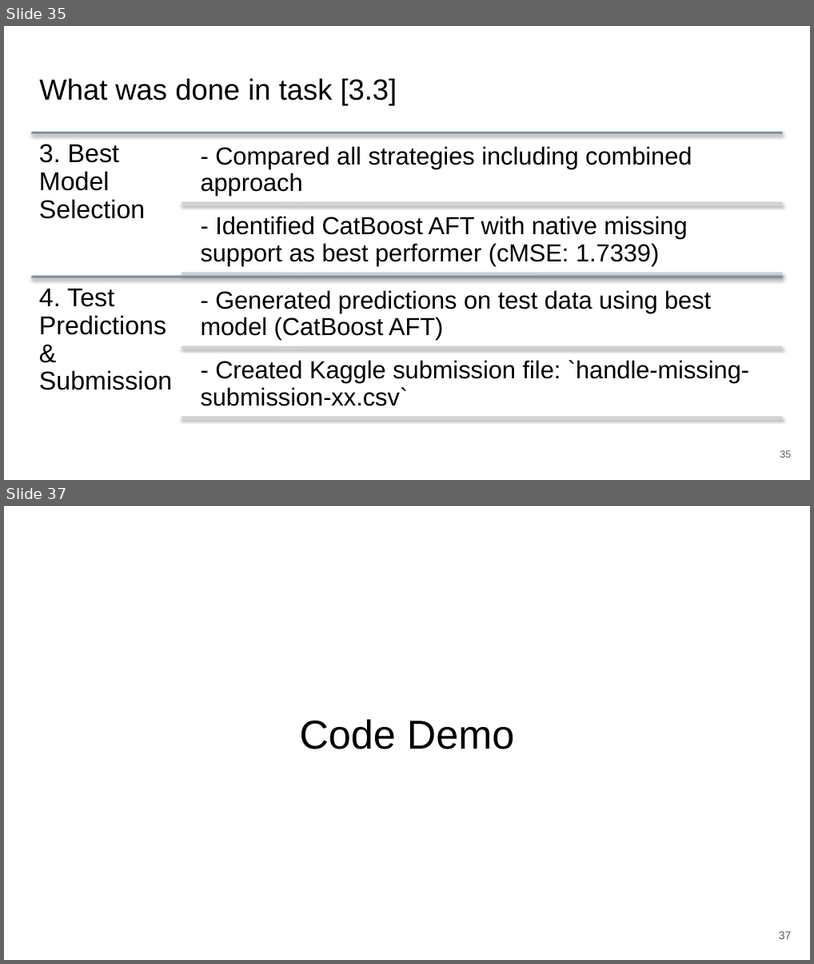
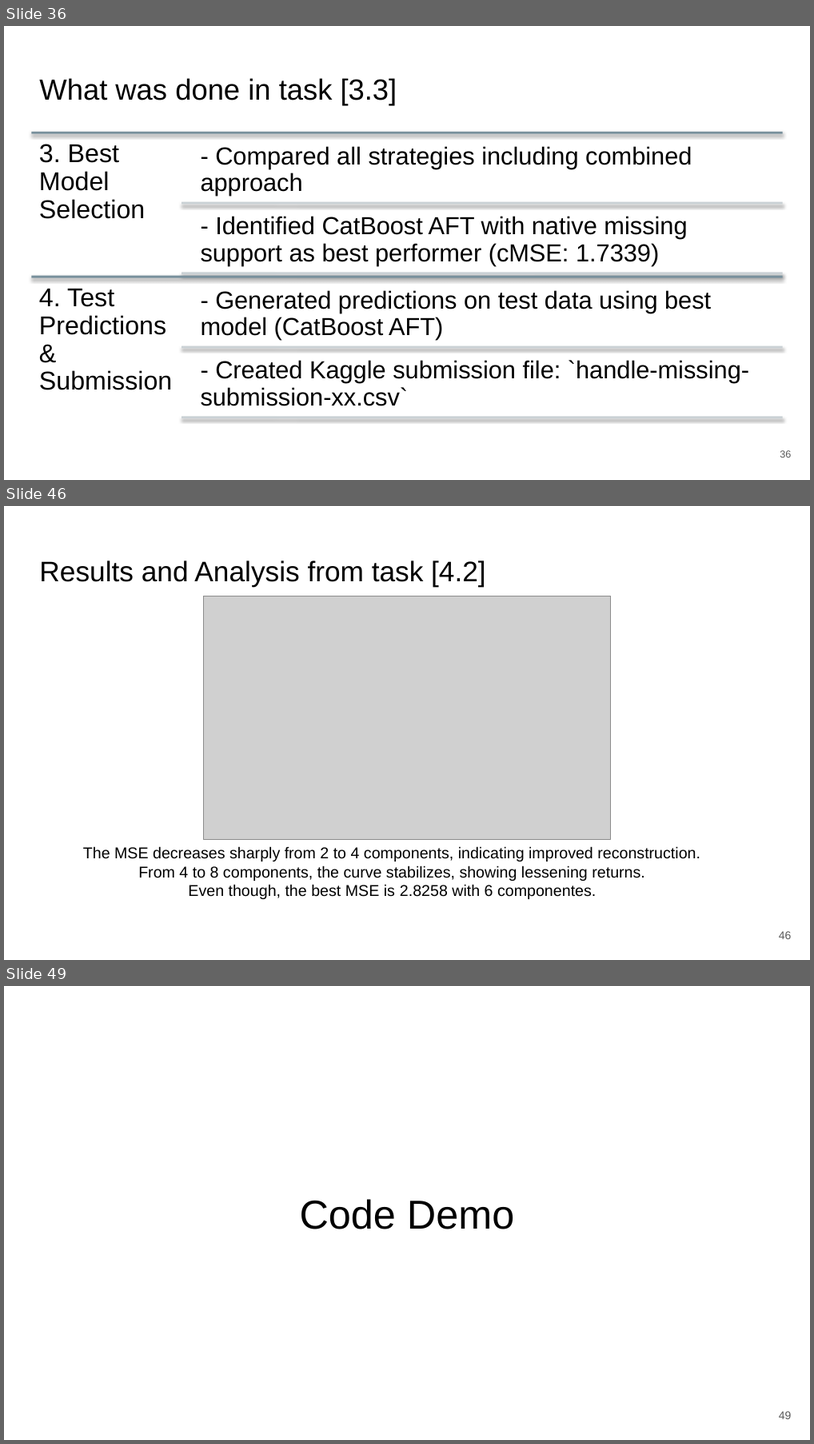
Before and after one commit to zepedrocosta/AA-Projeto2, a slide deck: Slides.pptx. Shown one above the other, each under a label of ours: slides 35 and 37 before the commit, slides 36, 46 and 49 after it; the slides between them are not shown. The pictures are 814x964 and 814x1444 pixels, drawn with LibreOffice and Linux fonts; fonts in the diff are those of the drawing; grey boxes stand for pictures. Boxes give left, top, right and bottom in pixels: in the first picture for what was removed or moved away, otherwise in the second. Text is boxed around its words. In the diff, an @@ line names an element or a change of style, - is before the commit and + after.

```diff
--- a/Slides.pptx
+++ b/Slides.pptx
@@ slide 46 added at box(4, 506, 810, 960), background #FFFFFF @@
@@ title added at box(39, 560, 486, 586), 25.2 pt, text #000000 @@
+Results and Analysis from task [4.2]
@@ picture added at box(203, 596, 611, 839) @@
@@ text added at box(83, 846, 701, 899), 14 pt, text #000000 @@
+The MSE decreases sharply from 2 to 4 components, indicating improved reconstruction.
+From 4 to 8 components, the curve stabilizes, showing lessening returns.
+Even though, the best MSE is 2.8258 with 6 componentes.
@@ page number added at box(779, 931, 792, 939), 10 pt, text #595959 @@
+46
@@ what was slide 35 is now slide 36 @@
@@ what was slide 37 is now slide 49 @@
@@ page number at box(779, 1411, 792, 1419): text changed @@
-37
+49
```
Also in this commit, not shown: 6 slides changed, 11 other slides added, 3 other files.
